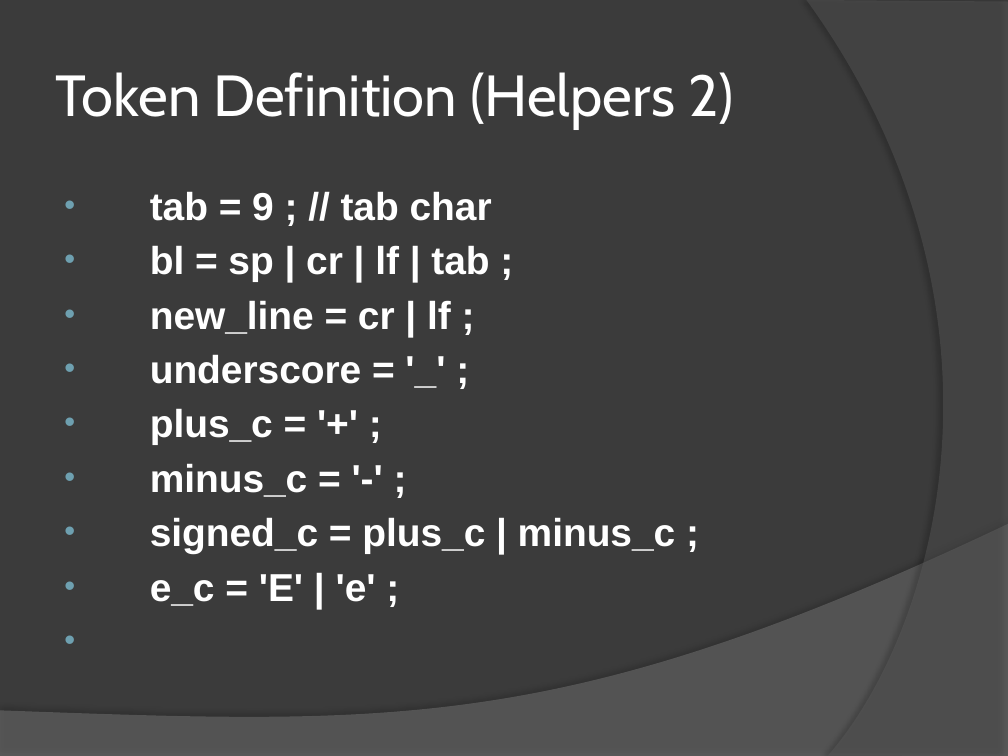
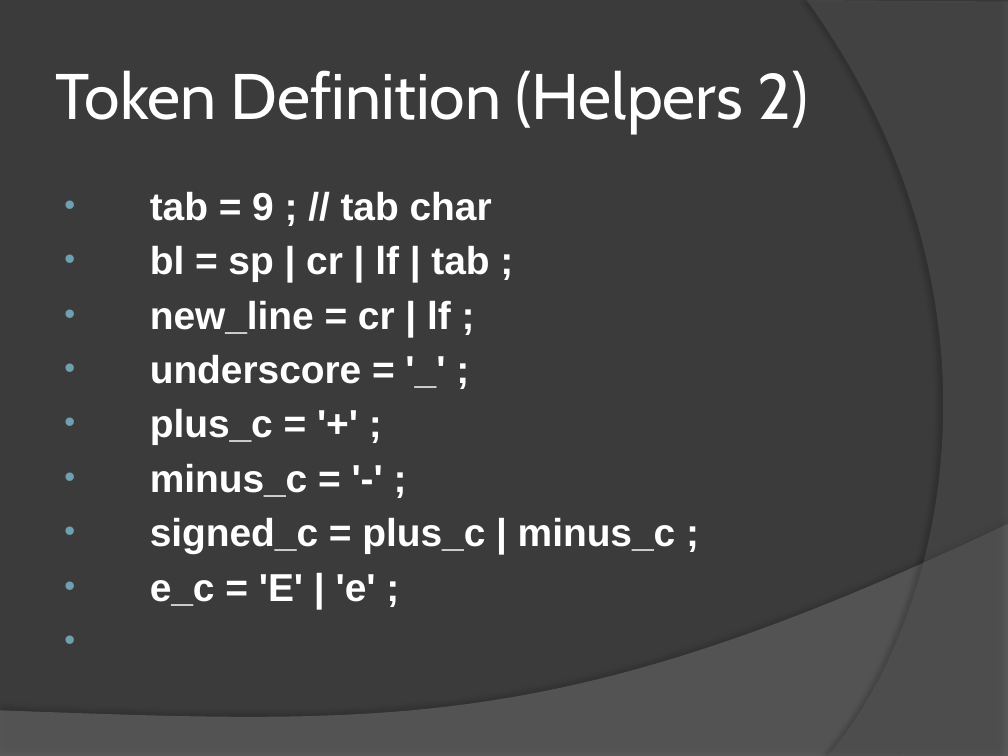
Before and after one commit to farseerfc/sjtuxyz, a slide deck: slide 4 of source/xjtuxyzlex/doc/XYZ lexer editor.pptx. Drawn at 1008x756 pixels with LibreOffice and Linux fonts; fonts in the diff are those of the drawing. Boxes give left, top, right and bottom in pixels: in the first picture for what was removed or moved away, otherwise in the second. Text is boxed around its words. In the diff, an @@ line names an element or a change of style, - is before the commit and + after.

```diff
--- a/source/xjtuxyzlex/doc/XYZ lexer editor.pptx
+++ b/source/xjtuxyzlex/doc/XYZ lexer editor.pptx
@@ title "Token Definition (Helpers 2)" at (x1=55, y1=70, x2=808, y2=133): size 41.4 to 46 pt @@
```
Also in this commit, not shown: 3 other slides changed.
